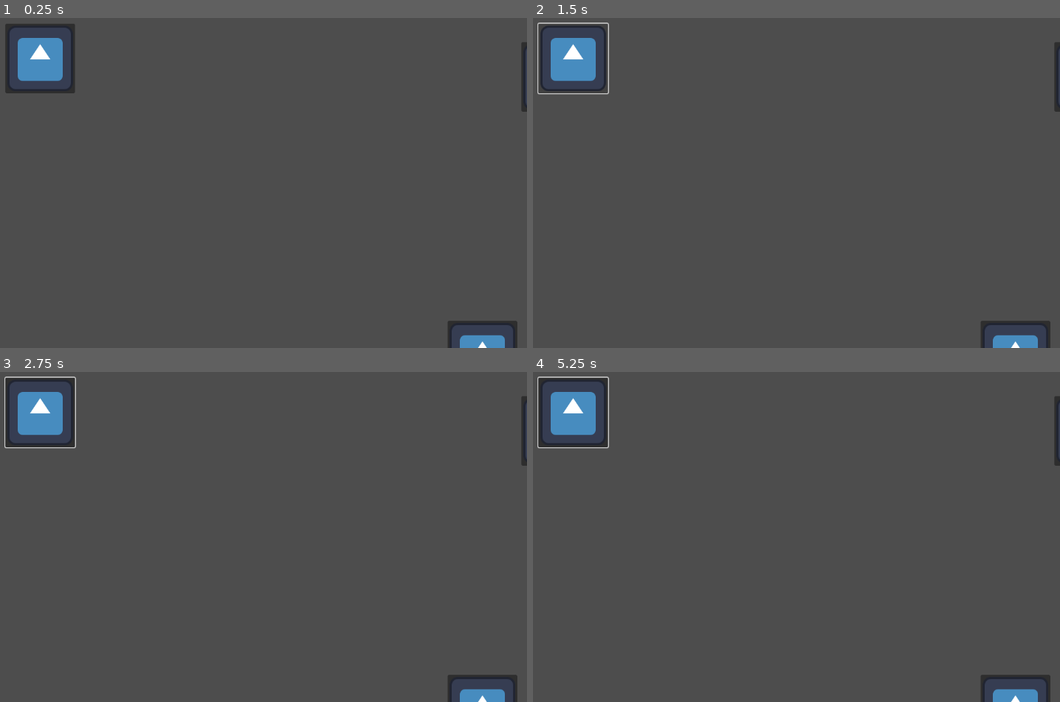
Above: before the commit, frames 1-4 (two rows, left to right).
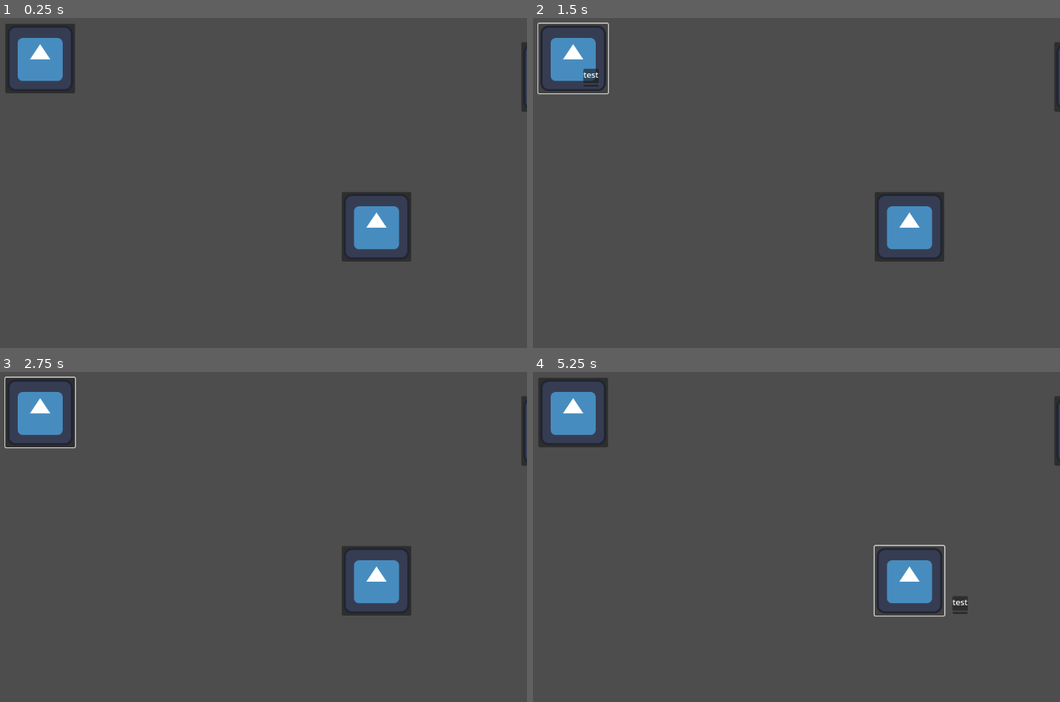
Above: after the commit, the same moments.

Repository: tylercchase/gmtk-2025
Game: Godot game, scene res://src/menus/upgrade/upgrade_menu.tscn
The game is run twice, just before and just after one commit, with the same random seed, the same clock (stepped at 60 frames per second) and the same inputs. This scene is started directly instead of the project's main scene. The engine's default icon, where the game draws it, is replaced by a stand-in: a white triangle on a blue panel in a dark square.
Inputs (mouse positions are in pixels of both pictures, inside the frame that each line leads up to):
- Up to frame 1 (0.25 s): no input
- Up to frame 2 (1.5 s): click (907, 225) at 0.52 s; click (575, 57) at 1.25 s
- Up to frame 3 (2.75 s): tap Enter at 2 s; move the mouse to (363, 520) at 2.02 s; hold D (move_right) from 2.03 s (still down); click (363, 520) at 2.1 s
- Up to frame 4 (5.25 s): tap Space at 2.75, 4.25 s; move the mouse to (648, 553) at 2.77 s; release D (move_right) at 2.78 s; hold A (move_left) 2.78-3.53 s; click (648, 553) at 2.85 s; tap Enter at 3.5, 5 s; move the mouse to (822, 464) at 3.52 s; hold D (move_right) 3.53-5.03 s; click (822, 464) at 3.6 s; move the mouse to (733, 603) at 4.27 s; click (733, 603) at 4.35 s; move the mouse to (944, 586) at 5.02 s; hold A (move_left) from 5.03 s (still down); click (944, 586) at 5.1 s

The runs differ from the first frame. In frame 1, 2.4% of the frame differs, in the area x 64-99%, y 52-100%; in frame 2, 2.6%; in frame 3, 2.4%; in frame 4, 2.6%, in the area x 0-99%, y 1-100%.

Commit message:
feat: basic tooltip

Diff:
--- a/project.godot
+++ b/project.godot
@@ -18,6 +18,11 @@
 [autoload]
 
 State="*res://src/singletons/state.gd"
+Events="*res://src/singletons/events.gd"
+
+[editor_plugins]
+
+enabled=PackedStringArray("res://addons/tooltips_pro/plugin.cfg")
 
 [input]
 
@@ -46,3 +51,9 @@
 "events": [Object(InputEventMouseButton,"resource_local_to_scene":false,"resource_name":"","device":-1,"window_id":0,"a …(253 unchanged characters)…
 ]
 }
+lock_tooltip={
+"deadzone": 0.2,
+"events": [Object(InputEventKey,"resource_local_to_scene":false,"resource_name":"","device":0,"window_id":0,"alt_pressed":false,"shift_pressed":false,"ctrl_pressed":false,"meta_pressed":false,"pressed":false,"keycode":0,"physical_keycode":84,"key_label":0,"unicode":0,"location":0,"echo":false,"script":null)
+, Object(InputEventMouseButton,"resource_local_to_scene":false,"resource_name":"","device":-1,"window_id":0,"alt_pressed":false,"shift_pressed":false,"ctrl_pressed":false,"meta_pressed":false,"button_mask":0,"position":Vector2(0, 0),"global_position":Vector2(0, 0),"factor":1.0,"button_index":3,"canceled":false,"pressed":false,"double_click":false,"script":null)
+]
+}
--- /dev/null
+++ b/src/menus/tooltip/upgrade_tooltip.gd
@@ -0,0 +1,21 @@
+extends PanelContainer
+
+
+func _ready() -> void:
+    Events.tooltip_changed.connect(_on_tooltip_changed)
+    visible = false
+
+func update_info(upgrade: Upgrade):
+    print(upgrade)
+    visible = true
+
+
+func _process(delta: float) -> void:
+    if visible:
+        position = get_global_mouse_position() + Vector2(20,20)
+
+func _on_tooltip_changed(value):
+    if value == null:
+        visible = false
+    else:
+        update_info(value)
--- /dev/null
+++ b/src/menus/tooltip/upgrade_tooltip.tscn
@@ -0,0 +1,26 @@
+[gd_scene load_steps=2 format=3 uid="uid://dhisaf2mh2g72"]
+
+[ext_resource type="Script" uid="uid://dd356e1mep0u7" path="res://src/menus/tooltip/upgrade_tooltip.gd" id="1_6y7um"]
+
+[node name="UpgradeTooltip" type="PanelContainer"]
+anchors_preset = 15
+anchor_right = 1.0
+anchor_bottom = 1.0
+grow_horizontal = 2
+grow_vertical = 2
+script = ExtResource("1_6y7um")
+
+[node name="VBoxContainer" type="VBoxContainer" parent="."]
+layout_mode = 2
+
+[node name="Label" type="Label" parent="VBoxContainer"]
+layout_mode = 2
+text = "test"
+
+[node name="HSeparator" type="HSeparator" parent="VBoxContainer"]
+layout_mode = 2
+
+[node name="RichTextLabel" type="RichTextLabel" parent="VBoxContainer"]
+layout_mode = 2
+fit_content = true
+scroll_active = false
--- a/src/menus/upgrade/upgrade_button.gd
+++ b/src/menus/upgrade/upgrade_button.gd
@@ -8,4 +8,11 @@
 
 
 func _ready() -> void:
-    pass
+    mouse_entered.connect(_on_mouse_entered)
+    mouse_exited.connect(_on_mouse_exited)
+
+func _on_mouse_entered():
+    Events.emit_tooltip_changed(upgrade_resource)
+
+func _on_mouse_exited():
+    Events.emit_tooltip_changed(null)
--- a/src/menus/upgrade/upgrade_button.tscn
+++ b/src/menus/upgrade/upgrade_button.tscn
@@ -3,8 +3,11 @@
 [ext_resource type="Texture2D" uid="uid://ofhq8wn1748o" path="res://icon.svg" id="1_mmaho"]
 [ext_resource type="Script" uid="uid://dfog3ywk40e3p" path="res://src/menus/upgrade/upgrade_button.gd" id="2_0eguc"]
 
-[node name="Button" type="Button"]
+[node name="Button" type="Button" node_paths=PackedStringArray("remote_element_node")]
 offset_right = 8.0
 offset_bottom = 8.0
 icon = ExtResource("1_mmaho")
 script = ExtResource("2_0eguc")
+origin = 2
+remote_element_node = NodePath(".")
+tooltip_strings = Array[String](["Test of things"])
--- a/src/menus/upgrade/upgrade_menu.tscn
+++ b/src/menus/upgrade/upgrade_menu.tscn
@@ -1,14 +1,32 @@
-[gd_scene load_steps=6 format=3 uid="uid://dwumukl8x0xq7"]
+[gd_scene load_steps=9 format=3 uid="uid://dwumukl8x0xq7"]
 
 [ext_resource type="Script" uid="uid://hso657cchuqb" path="res://src/menus/upgrade/tree_camera.gd" id="1_5gbj0"]
 [ext_resource type="PackedScene" uid="uid://b2e3cqoh7f5l1" path="res://src/menus/upgrade/upgrade_button.tscn" id="2_5gbj0"]
 [ext_resource type="Script" uid="uid://ps2c8mb4abcu" path="res://src/upgrades/upgrade_requirement.gd" id="3_m5u62"]
 [ext_resource type="Script" uid="uid://cndo4mrkn07ft" path="res://src/upgrades/upgrade.gd" id="4_siov3"]
+[ext_resource type="PackedScene" uid="uid://dhisaf2mh2g72" path="res://src/menus/tooltip/upgrade_tooltip.tscn" id="5_siov3"]
 
 [sub_resource type="Resource" id="Resource_ynbbg"]
 script = ExtResource("4_siov3")
-name = ""
-id = ""
+name = "Test"
+description = "A test of this system"
+id = "test"
+requirements = Array[ExtResource("3_m5u62")]([])
+metadata/_custom_type_script = "uid://cndo4mrkn07ft"
+
+[sub_resource type="Resource" id="Resource_53qew"]
+script = ExtResource("4_siov3")
+name = "ahhhhhh"
+description = "ahhhhhh"
+id = "ah"
+requirements = Array[ExtResource("3_m5u62")]([])
+metadata/_custom_type_script = "uid://cndo4mrkn07ft"
+
+[sub_resource type="Resource" id="Resource_siov3"]
+script = ExtResource("4_siov3")
+name = "Test2"
+description = "test"
+id = "test2"
 requirements = Array[ExtResource("3_m5u62")]([])
 metadata/_custom_type_script = "uid://cndo4mrkn07ft"
 
@@ -19,10 +37,10 @@
 script = ExtResource("1_5gbj0")
 
 [node name="Button" parent="." instance=ExtResource("2_5gbj0")]
-offset_left = 345.0
-offset_top = 182.0
-offset_right = 481.0
-offset_bottom = 318.0
+offset_left = 138.0
+offset_top = -70.0
+offset_right = 274.0
+offset_bottom = 66.0
 upgrade_resource = SubResource("Resource_ynbbg")
 
 [node name="Button3" parent="." instance=ExtResource("2_5gbj0")]
@@ -30,9 +48,13 @@
 offset_top = -363.0
 offset_right = 625.0
 offset_bottom = -227.0
+upgrade_resource = SubResource("Resource_53qew")
 
 [node name="Button2" parent="." instance=ExtResource("2_5gbj0")]
 offset_left = -519.0
 offset_top = -399.0
 offset_right = -383.0
 offset_bottom = -263.0
+upgrade_resource = SubResource("Resource_siov3")
+
+[node name="UpgradeTooltip" parent="." instance=ExtResource("5_siov3")]
--- /dev/null
+++ b/src/singletons/events.gd
@@ -0,0 +1,7 @@
+extends Node
+
+signal tooltip_changed
+
+
+func emit_tooltip_changed(value):
+    tooltip_changed.emit(value)
--- a/src/upgrades/upgrade.gd
+++ b/src/upgrades/upgrade.gd
@@ -2,6 +2,7 @@
 extends Resource
 
 @export var name: String
+@export_multiline var description: String # some way of filling in the description later
 @export var id: String
 
 @export var requirements: Array[UpgradeRequirement]
Not shown, added: src/menus/tooltip/upgrade_tooltip.gd.uid
Not shown, added: src/singletons/events.gd.uid
